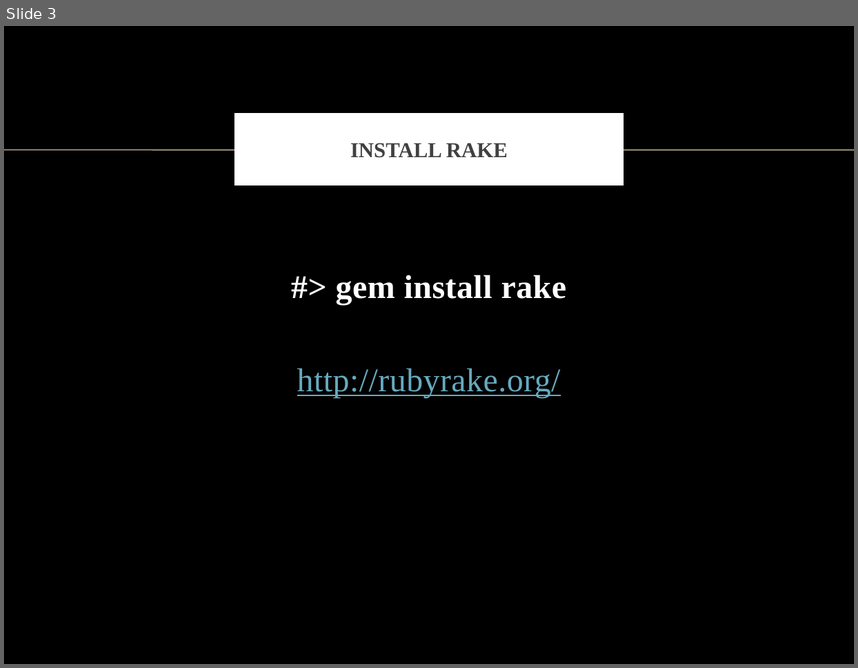
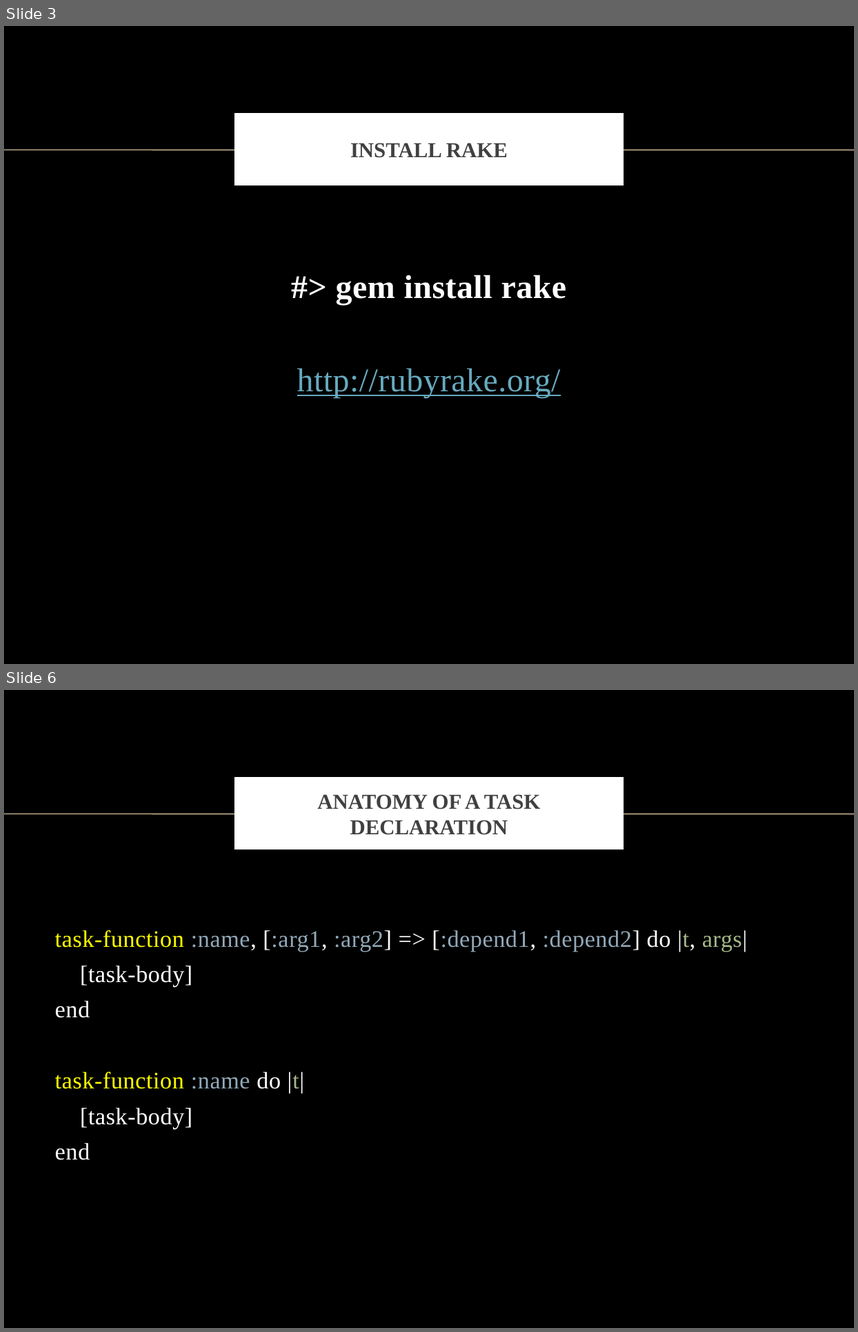
Before and after one commit to nicholascloud/presentations, a slide deck: 20111026 Rake/Using rake to make your builds majestic.pptx. Shown one above the other, each under a label of ours: slide 3 before the commit, slides 3 and 6 after it; the slides between them are not shown. The pictures are 858x668 and 858x1332 pixels, drawn with LibreOffice and Linux fonts; fonts in the diff are those of the drawing; background and template pictures are left out. Boxes give left, top, right and bottom in pixels: in the first picture for what was removed or moved away, otherwise in the second. Text is boxed around its words. In the diff, an @@ line names an element or a change of style, - is before the commit and + after.

```diff
--- a/20111026 Rake/Using rake to make your builds majestic.pptx
+++ b/20111026 Rake/Using rake to make your builds majestic.pptx
@@ slide 6 added at <box>4,690,854,1328</box>, background picture (left out); not listed: 1 template element that a slide beside it also shows @@
@@ title added at <box>238,781,620,847</box>, fill #FFFFFF, outline #FFFFFF 6 pt, 18 pt, text #404040, bold @@
+ANATOMY OF A TASK DECLARATION
@@ text added at <box>55,930,747,1160</box>, 20 pt, text #FFFFFF @@
+task-function :name, [:arg1, :arg2] => [:depend1, :depend2] do |t, args|
+[task-body]
+end
+task-function :name do |t|
+[task-body]
+end
```
Also in this commit, not shown: 2 slides changed, 1 other slide added, 3 other files.
